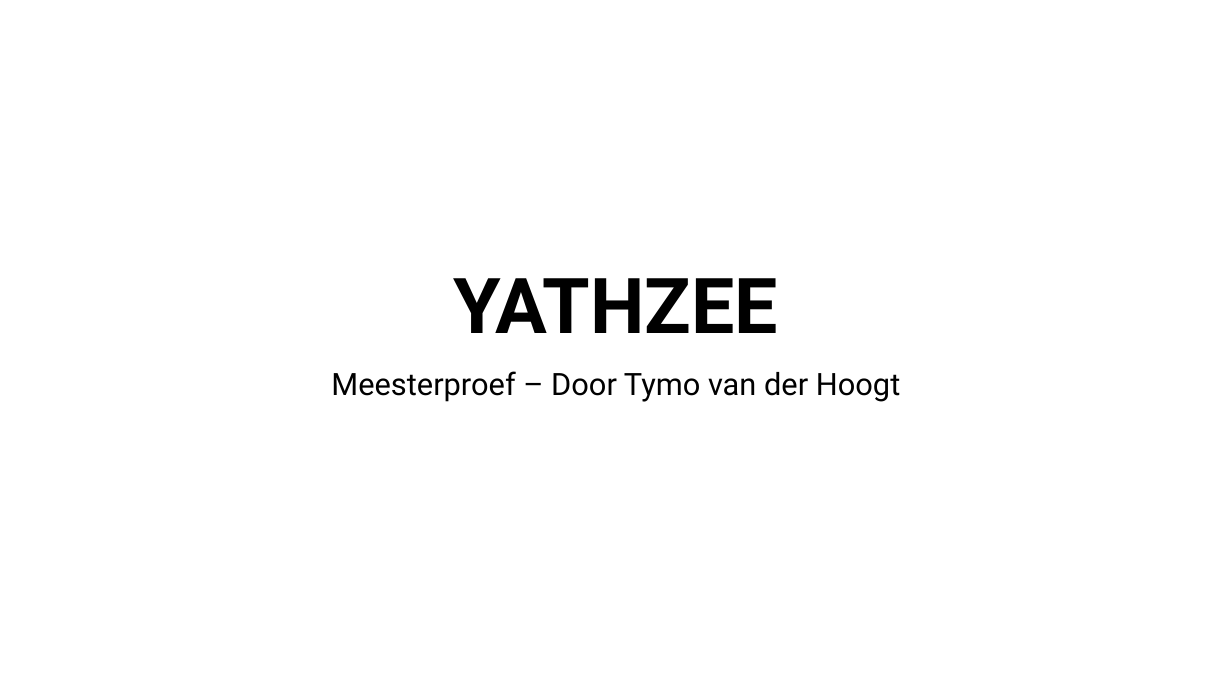
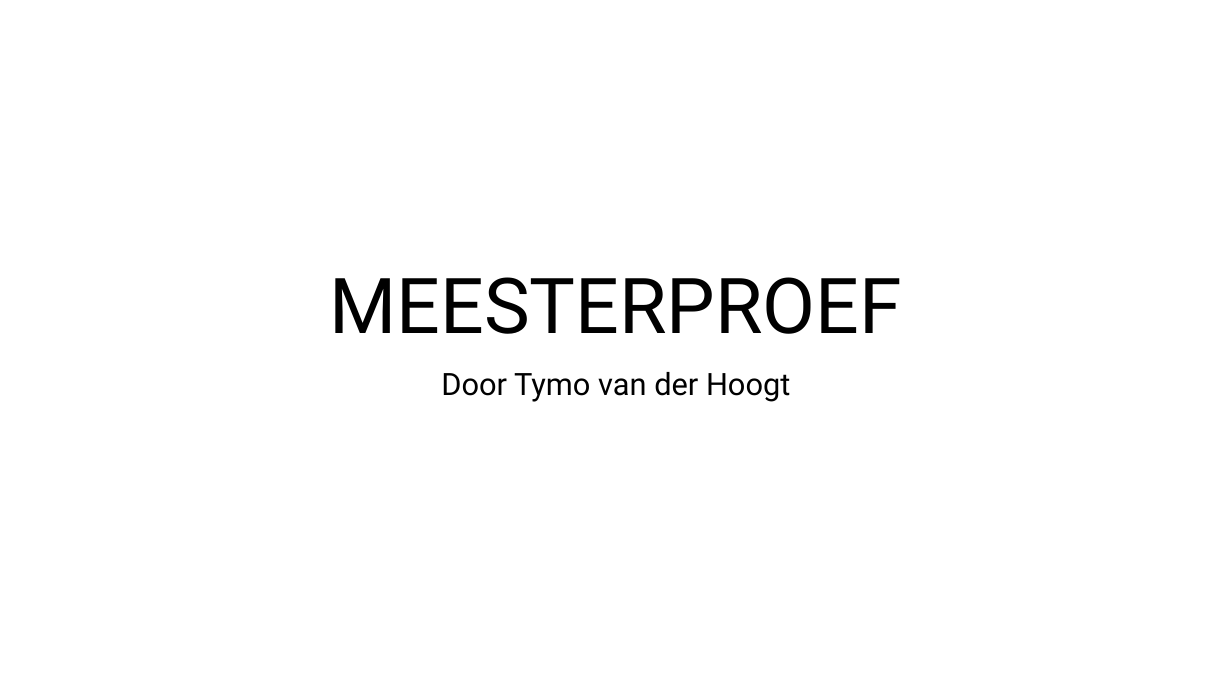
Before and after one commit to TymoVDHoogt-DVC/yahtzee, a slide deck: slide 1 of Yathzee Docs/YATHZEE Presentatie.pptx. Drawn at 1232x693 pixels with LibreOffice and Linux fonts; fonts in the diff are those of the drawing. Boxes give left, top, right and bottom in pixels: in the first picture for what was removed or moved away, otherwise in the second. Text is boxed around its words. In the diff, an @@ line names an element or a change of style, - is before the commit and + after.

```diff
--- a/Yathzee Docs/YATHZEE Presentatie.pptx
+++ b/Yathzee Docs/YATHZEE Presentatie.pptx
@@ title at bbox=[330, 277, 903, 334]: text changed; bold off @@
-YATHZEE
+MEESTERPROEF
@@ subtitle at bbox=[441, 372, 790, 402]: text changed @@
-Meesterproef – Door Tymo van der Hoogt
+Door Tymo van der Hoogt
```
Also in this commit, not shown: 6 slides added.
